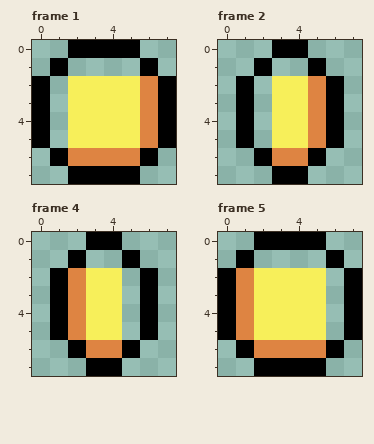
A pixel-art file gets an edit: res/sprites/coin.aseprite. This is how it looked before the edit.
8x8 pixels, 8 frames. Shown: frame 1, frame 2, frame 4, frame 5. The commit also changed other frames, which this record leaves out.
The result:
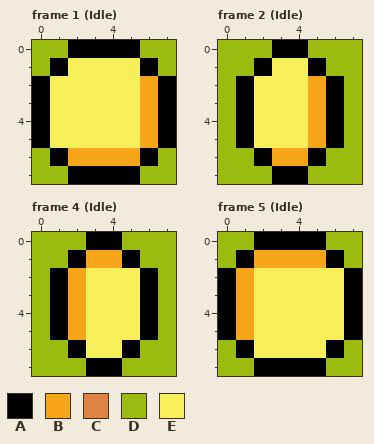
Palette (. is transparent): A #000000  B #f7a518  C #de8442  D #9bbc0f  E #f7ef5a
Diff:
layer "Background" added
Changed rows in their new state; - is an unchanged pixel.
Frame 1 (Idle), layers "Layer 1", "Background":
first column x 0:
0 DD----DD
1 D-EEEE-D
2 -E----B-
3 -E----B-
4 -E----B-
5 -E----B-
6 D-BBBB-D
7 DD----DD
Frame 2 (Idle), layers "Layer 1", "Background":
first column x 0:
0 DDD--DDD
1 DD-EE-DD
2 D-E--B-D
3 D-E--B-D
4 D-E--B-D
5 D-E--B-D
6 DD-BB-DD
7 DDD--DDD
Frame 4 (Idle), layers "Layer 1", "Background":
first column x 0:
0 DDD--DDD
1 DD-BB-DD
2 D-B--E-D
3 D-B--E-D
4 D-B--E-D
5 D-B--E-D
6 DD-EE-DD
7 DDD--DDD
Frame 5 (Idle), layers "Layer 1", "Background":
first column x 0:
0 DD----DD
1 D-BBBB-D
2 -B----E-
3 -B----E-
4 -B----E-
5 -B----E-
6 D-EEEE-D
7 DD----DD
Changed places in both pictures, as pixel boxes (x1, y1, x2, y2):
changed: (32, 40, 176, 184)
changed: (218, 40, 362, 184)
changed: (32, 232, 176, 376)
changed: (218, 232, 362, 376)
